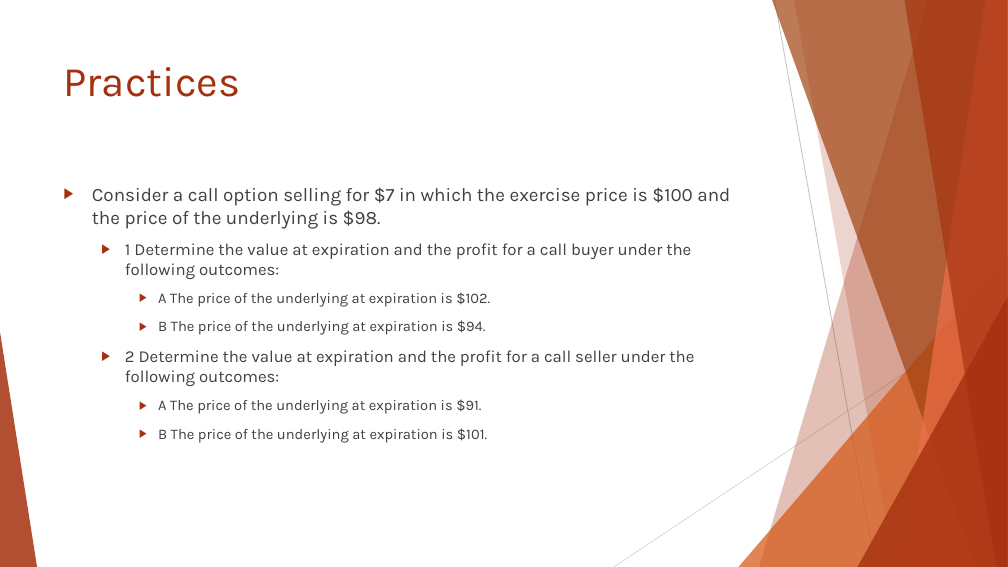
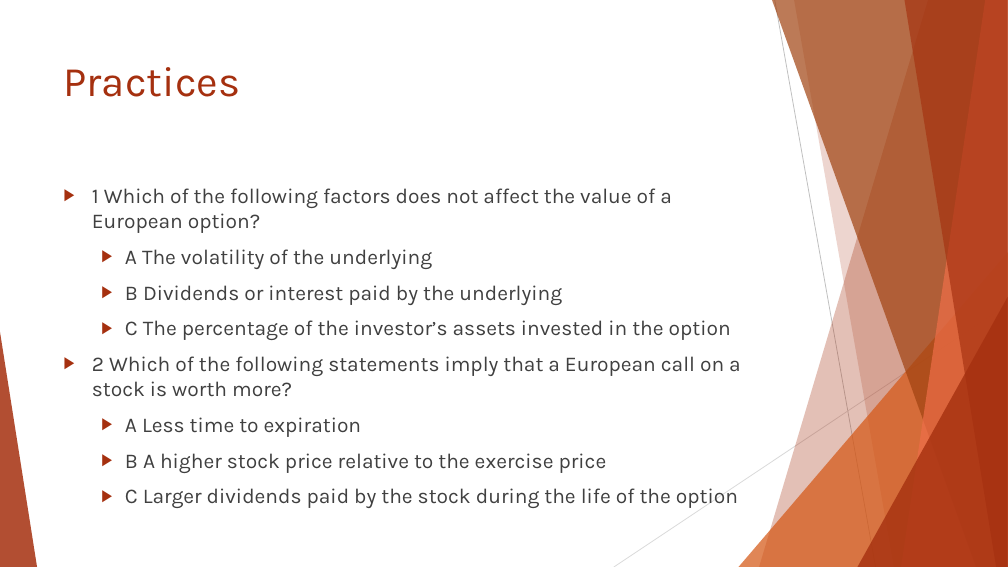
Before and after one commit to Isco0530/data, a slide deck: slide 36 of Reading 46.pptx (slide 38 before the commit). Drawn at 1008x567 pixels with LibreOffice and Linux fonts; fonts in the diff are those of the drawing. Boxes give left, top, right and bottom in pixels: in the first picture for what was removed or moved away, otherwise in the second. Text is boxed around its words. In the diff, an @@ line names an element or a change of style, - is before the commit and + after.

```diff
--- a/Reading 46.pptx
+++ b/Reading 46.pptx
@@ text at (92,188,741,508): text changed; size 14 to 20 pt @@
-▶ Consider a call option selling for $7 in which the exercise price is $100 and the price of the underlying is $98.
-  ▶ 1 Determine the value at expiration and the profit for a call buyer under the following outcomes:
-    ▶ A The price of the underlying at expiration is $102.
-    ▶ B The price of the underlying at expiration is $94.
-  ▶ 2 Determine the value at expiration and the profit for a call seller under the following outcomes:
-    ▶ A The price of the underlying at expiration is $91.
-    ▶ B The price of the underlying at expiration is $101.
+▶ 1 Which of the following factors does not affect the value of a European option?
+  ▶ A The volatility of the underlying
+  ▶ B Dividends or interest paid by the underlying
+  ▶ C The percentage of the investor’s assets invested in the option
+▶ 2 Which of the following statements imply that a European call on a stock is worth more?
+  ▶ A Less time to expiration
+  ▶ B A higher stock price relative to the exercise price
+  ▶ C Larger dividends paid by the stock during the life of the option
```
Also in this commit, not shown: 2 other slides changed, 2 slides added, 3 slides removed.
